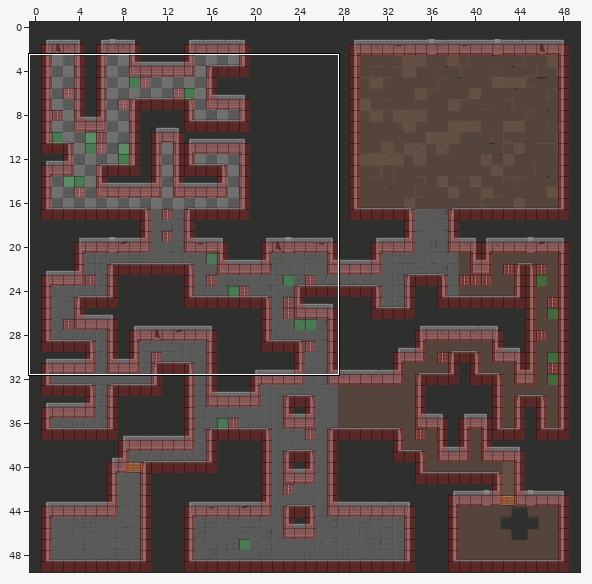
Two states of a Tiled map, Torchase/Resources/Maptest/MapLevel1.tmx. The picture above shows the old version from afar; the outline marks the close-up.
Close-up. Before the commit:
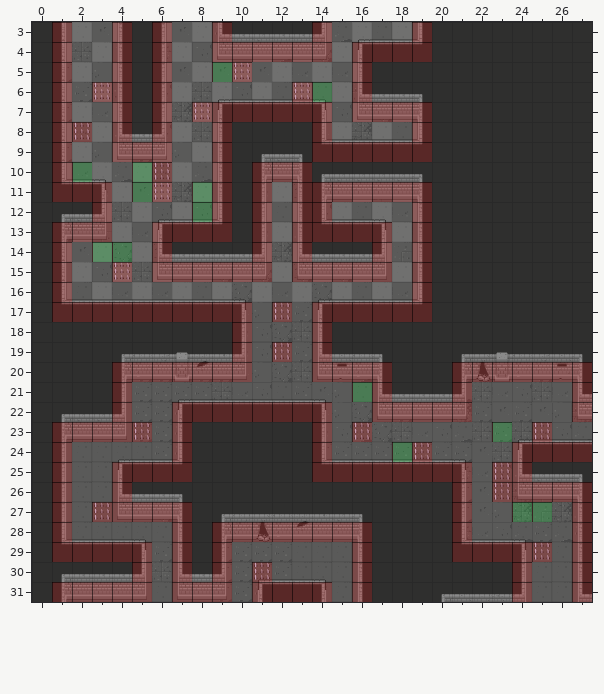
Cells are 32x32 px. Shown: x 0..27, y 3..31. The commit also changed other parts of the map, which this record leaves out.
After:
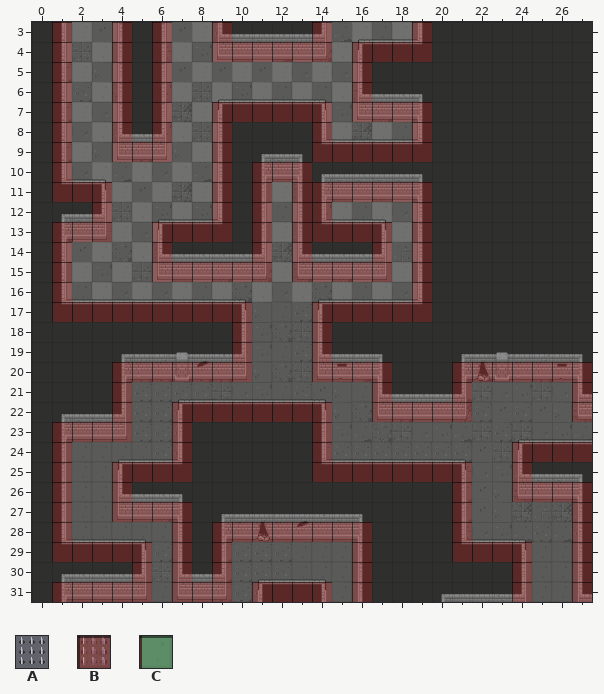
Key: from "GamemapObject": A 243; from "meta_tiles": B 0, C 1.
_ is an empty cell.
See-through tiles are keyed as they look on the map.
Diff:
Layer "die" (removed):
The author cleared tile A in row 5 at x 10; in row 6 at x 3 and 13; in row 7 at x 8; in row 8 at x 2; in rows 10 to 11 at x 6; in row 15 at x 4.
The author cleared tile A in row 17 at x 12; in row 19 at x 12; in row 23 at x 5, 16 and 25; in row 24 at x 19; in rows 25 to 26 at x 23; in row 27 at x 3.
The author cleared tile A in row 29 at x 25; in row 30 at x 11.
Layer "Trap_plant" (removed):
The author cleared tile C in row 5 at x 9; in row 6 at x 14; in row 10 at x 2 and 5; in row 11 at x 5 and 8; in row 12 at x 8; in row 14 at x 3 to 4.
The author cleared tile C in row 21 at x 16; in row 23 at x 23; in row 24 at x 18; in row 27 at x 24 to 25.
Layer "Trap" (removed):
The author cleared tile B in row 5 at x 10; in row 6 at x 3 and 13; in row 7 at x 8; in row 8 at x 2; in rows 10 to 11 at x 6; in row 15 at x 4.
The author cleared tile B in row 17 at x 12; in row 19 at x 12; in row 23 at x 5, 16 and 25; in row 24 at x 19; in rows 25 to 26 at x 23; in row 27 at x 3.
The author cleared tile B in row 29 at x 25; in row 30 at x 11.
